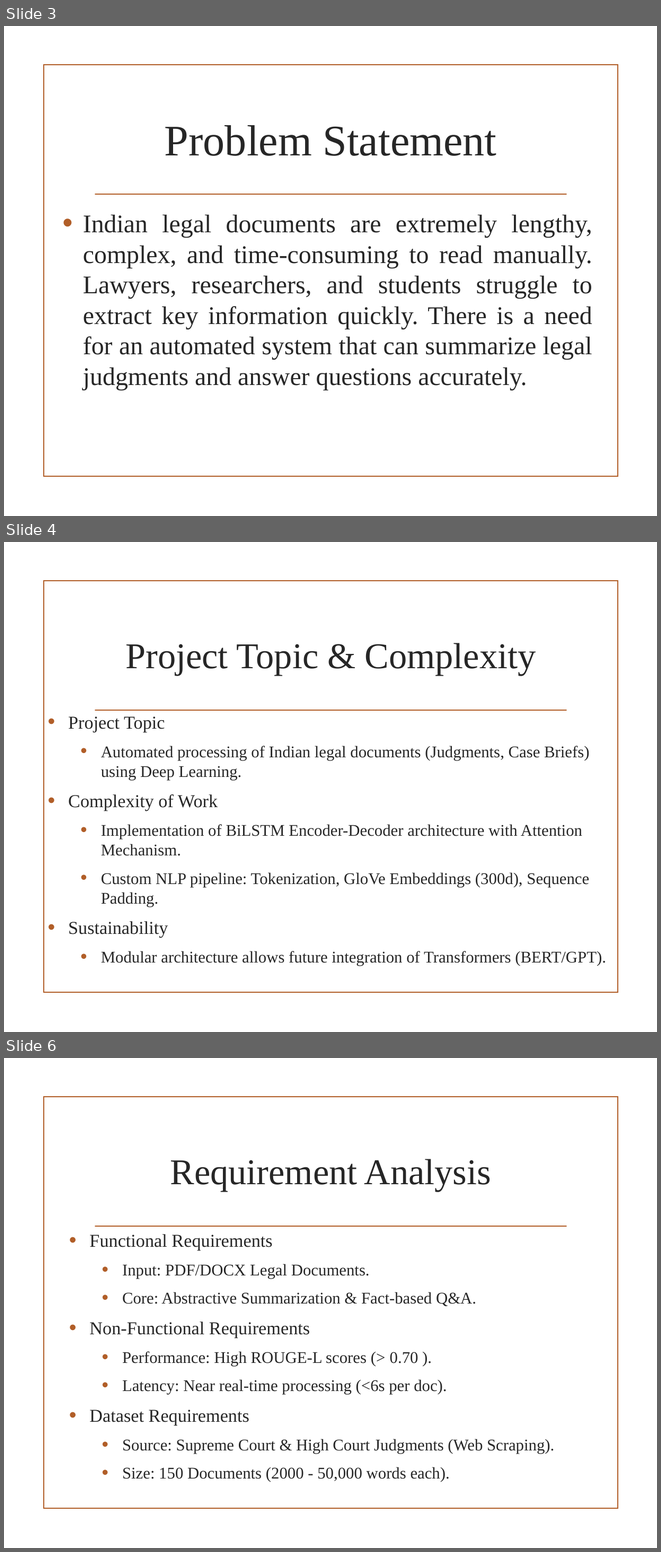
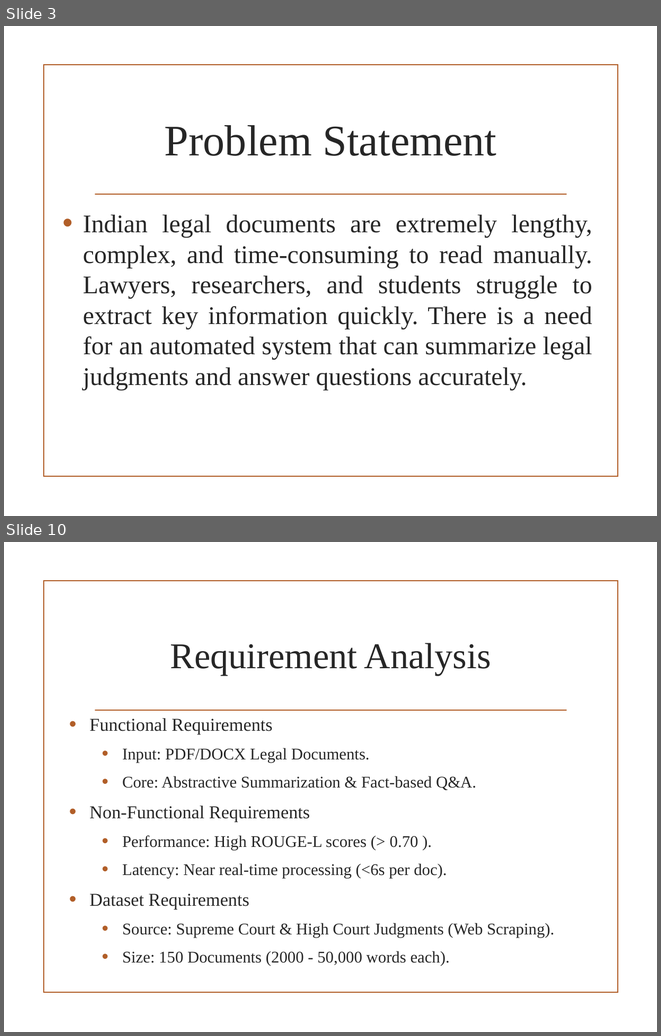
Before and after one commit to VedantKale106/B.Tech-Project-Files, a slide deck: PPT Review 1.pptx. Shown one above the other, each under a label of ours: slides 3, 4 and 6 before the commit, slides 3 and 10 after it; the slides between them are not shown. The pictures are 661x1552 and 661x1036 pixels, drawn with LibreOffice and Linux fonts; fonts in the diff are those of the drawing; background and template pictures are left out. Boxes give left, top, right and bottom in pixels: in the first picture for what was removed or moved away, otherwise in the second. Text is boxed around its words. In the diff, an @@ line names an element or a change of style, - is before the commit and + after.

```diff
--- a/PPT Review 1.pptx
+++ b/PPT Review 1.pptx
@@ slide 4 removed at bbox=[4, 542, 657, 1032], background picture (left out); not listed: 2 template elements that a slide beside it also shows @@
@@ title removed at bbox=[125, 643, 536, 676] @@
-Project Topic & Complexity
@@ text removed at bbox=[68, 716, 606, 965] @@
-• Project Topic
-  • Automated processing of Indian legal documents (Judgments, Case Briefs) using Deep Learning.
-• Complexity of Work
-  • Implementation of BiLSTM Encoder-Decoder architecture with Attention Mechanism.
-  • Custom NLP pipeline: Tokenization, GloVe Embeddings (300d), Sequence Padding.
-• Sustainability
-  • Modular architecture allows future integration of Transformers (BERT/GPT).
@@ what was slide 6 is now slide 10 @@
```
Also in this commit, not shown: 6 slides changed, 7 slides added, 1 other slide removed.
